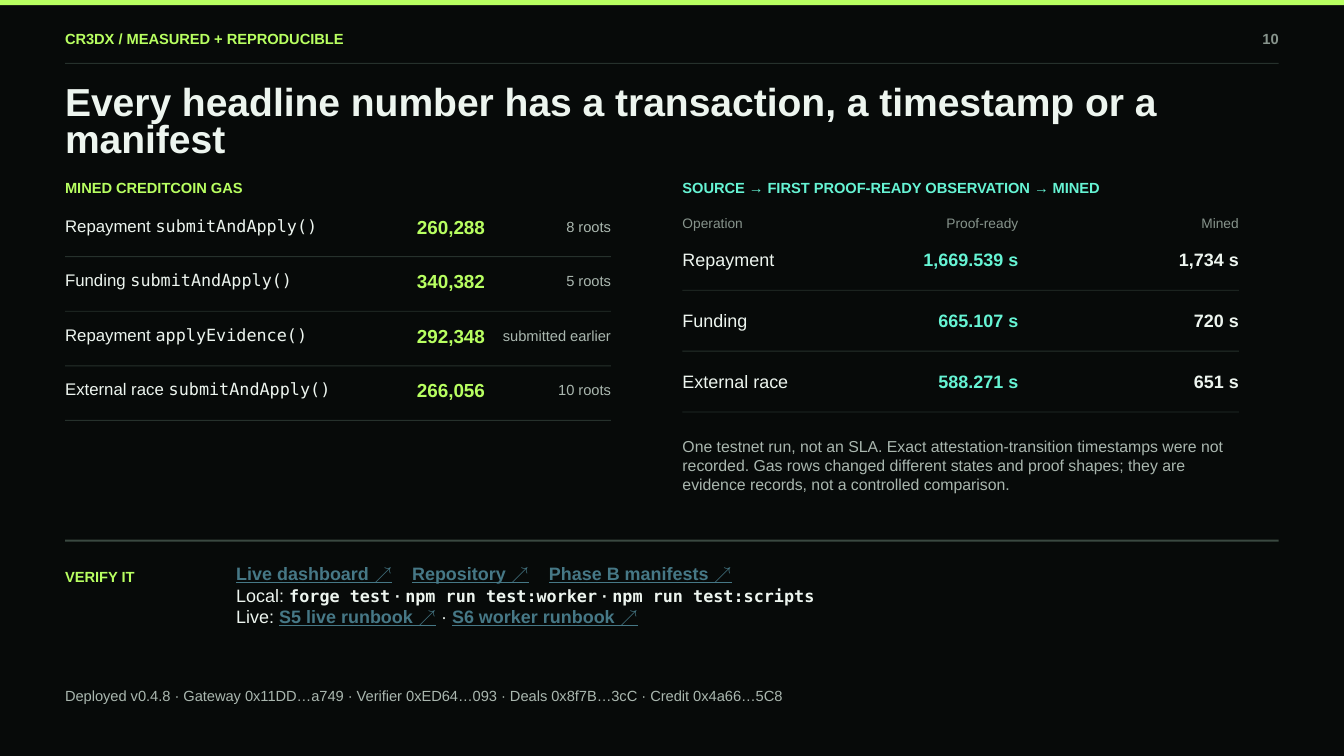
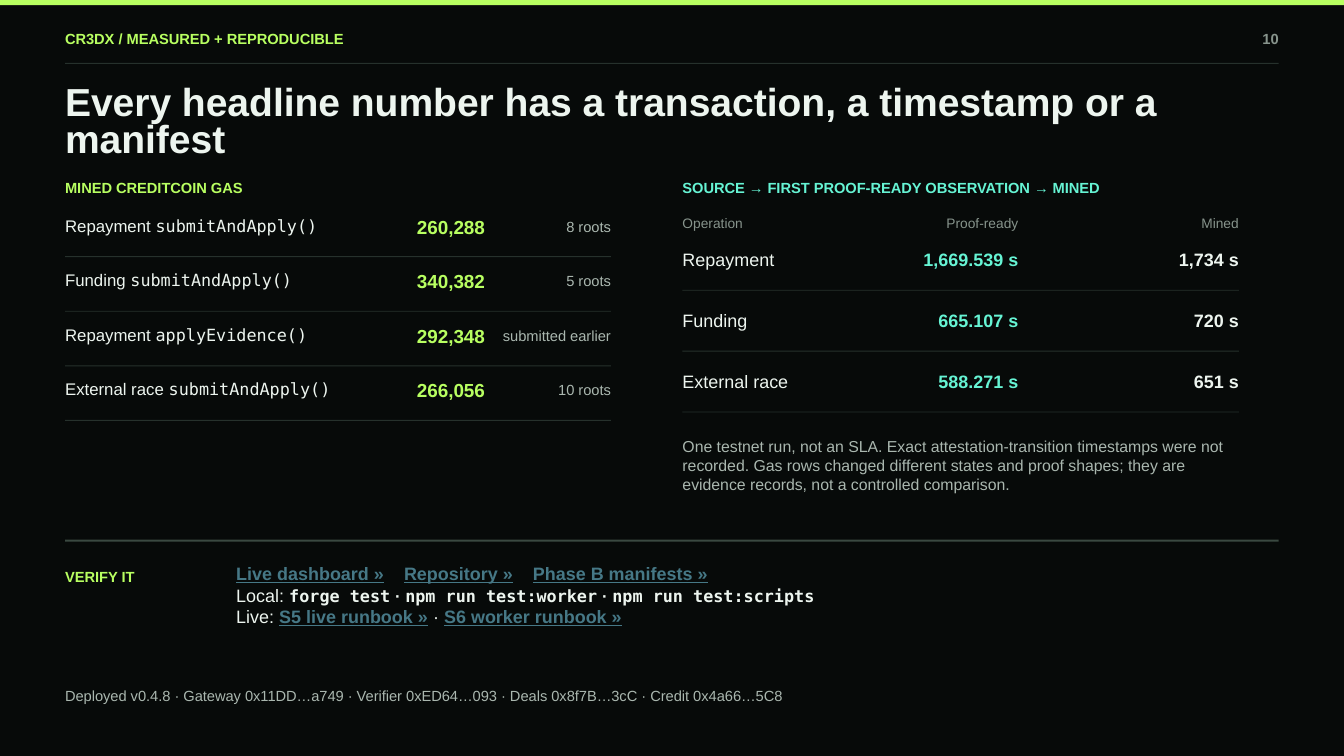
Before and after one commit to Vastargazing/Cr3dX, a slide deck: slide 10 of assets/Cr3dX_RWA_Deck_v1.pptx. Drawn at 1344x756 pixels with LibreOffice and Linux fonts; fonts in the diff are those of the drawing. Boxes give left, top, right and bottom in pixels: in the first picture for what was removed or moved away, otherwise in the second. Text is boxed around its words. In the diff, an @@ line names an element or a change of style, - is before the commit and + after.

Commit message:
Publish the dashboard and hand judges the direct links
The read-only dashboard existed only as source, so reading the README meant
installing Node before seeing anything run. Publish ui/dist to GitHub Pages on
every push to main and put the resulting address at the top of the dashboard
section, where a reviewer sees it before any instruction to install something.
The workflow needs no secret: the dashboard makes public view calls from the
visitor's browser and has no wallet, signer or backend.

Replace the deck's external-link arrow with a character that has no emoji
presentation. The previous glyph fell back to a color emoji font in PDF
conversion and rendered as a pale blue tile on a black slide. Ship the PDF
alongside the PowerPoint file so the deck can be read without an Office
application.

```diff
--- a/assets/Cr3dX_RWA_Deck_v1.pptx
+++ b/assets/Cr3dX_RWA_Deck_v1.pptx
@@ text at <box>236,567,693,584</box>: text changed @@
-Live dashboard ↗ Repository ↗ Phase B manifests ↗
+Live dashboard » Repository » Phase B manifests »
@@ text at <box>236,610,607,626</box>: text changed @@
-Live: S5 live runbook ↗ · S6 worker runbook ↗
+Live: S5 live runbook » · S6 worker runbook »
```
Also in this commit, not shown: 5 other slides changed, 3 other files.
